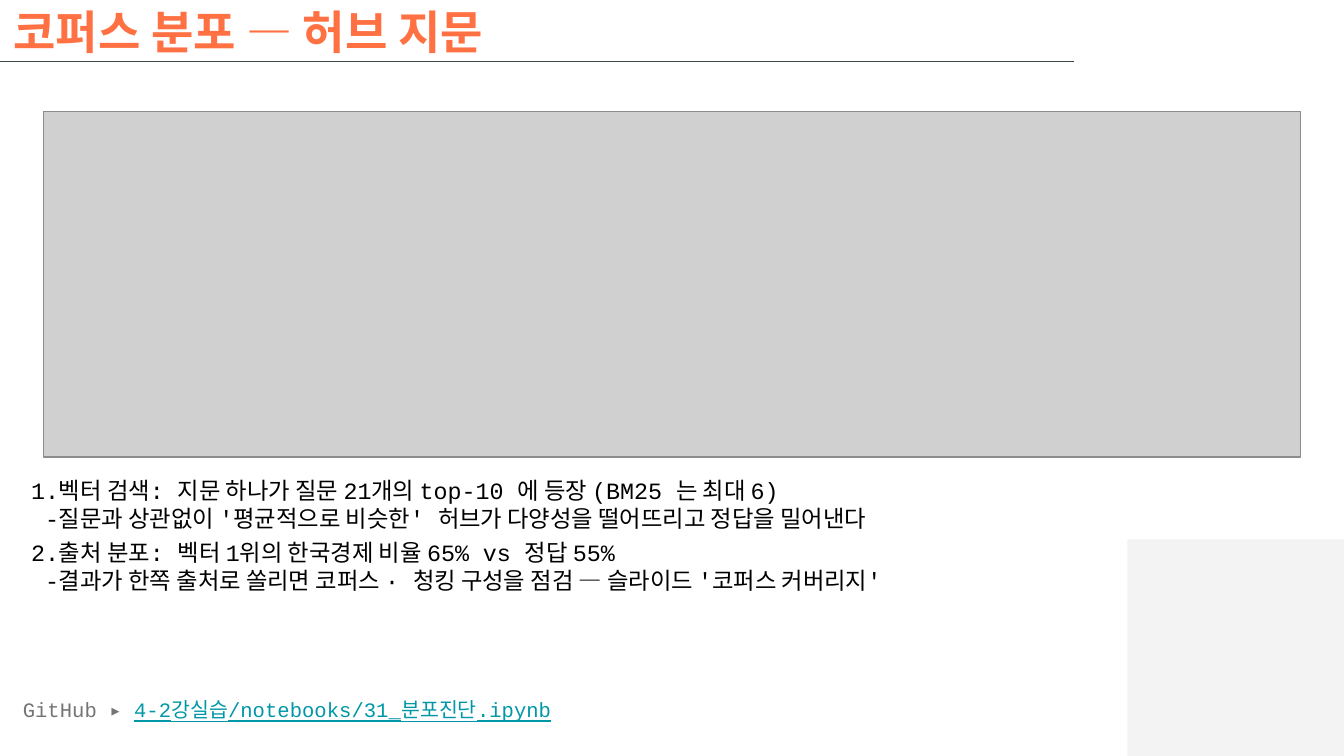
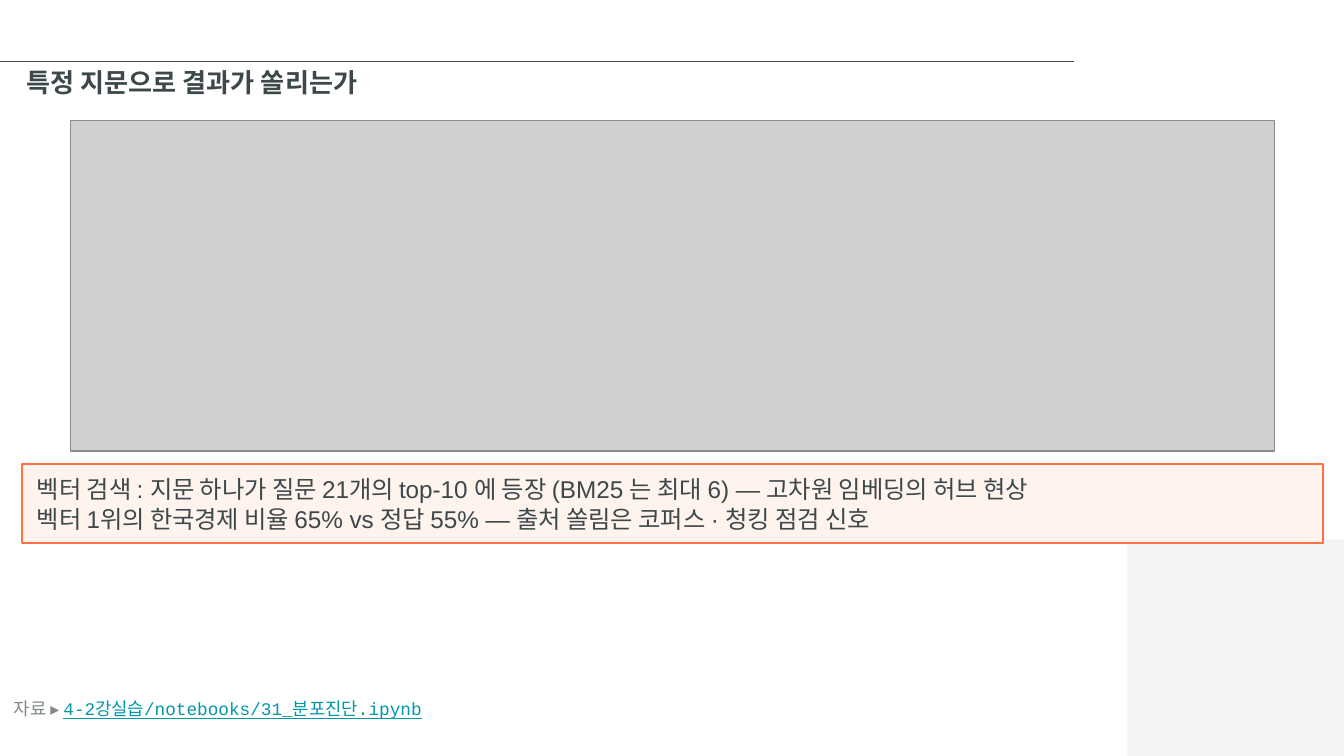
Before and after one commit to hikaMaeng/-ai-, a slide deck: slide 60 of 4-2강실습/slides/4-2강실습_벡터디비.pptx (slide 34 before the commit). Drawn at 1344x756 pixels with LibreOffice and Linux fonts; fonts in the diff are those of the drawing; grey boxes stand for pictures; background and template pictures are left out. Boxes give left, top, right and bottom in pixels: in the first picture for what was removed or moved away, otherwise in the second. Text is boxed around its words. In the diff, an @@ line names an element or a change of style, - is before the commit and + after.

```diff
--- a/4-2강실습/slides/4-2강실습_벡터디비.pptx
+++ b/4-2강실습/slides/4-2강실습_벡터디비.pptx
@@ title removed at (x1=13, y1=10, x2=483, y2=53) @@
-코퍼스 분포 — 허브 지문
@@ text added at (x1=26, y1=70, x2=357, y2=95), 14 pt, text #3D484A, bold @@
+특정 지문으로 결과가 쏠리는가
@@ picture resized from (x1=43, y1=112, x2=1300, y2=457) to (x1=70, y1=121, x2=1274, y2=452) @@
@@ rectangle added at (x1=22, y1=465, x2=1322, y2=544), fill #FFF3EE, outline #FF7043 1 pt, 13 pt, text #3D484A @@
+벡터 검색 : 지문 하나가 질문 21개의 top-10 에 등장 (BM25 는 최대 6) — 고차원 임베딩의 허브 현상
+벡터 1위의 한국경제 비율 65% vs 정답 55% — 출처 쏠림은 코퍼스 · 청킹 점검 신호
@@ text removed at (x1=31, y1=479, x2=882, y2=591) @@
-1.벡터 검색: 지문 하나가 질문 21개의 top-10 에 등장 (BM25 는 최대 6)
--질문과 상관없이 '평균적으로 비슷한' 허브가 다양성을 떨어뜨리고 정답을 밀어낸다
-2.출처 분포: 벡터 1위의 한국경제 비율 65% vs 정답 55%
--결과가 한쪽 출처로 쏠리면 코퍼스 · 청킹 구성을 점검 — 슬라이드 '코퍼스 커버리지'
@@ text at (x1=14, y1=700, x2=421, y2=719): text changed; size 11 to 9.5 pt @@
-GitHub ▸ 4-2강실습/notebooks/31_분포진단.ipynb
+자료 ▸ 4-2강실습/notebooks/31_분포진단.ipynb
```
Also in this commit, not shown: 22 other slides changed, 36 slides added, 11 slides removed, 3 other files.
